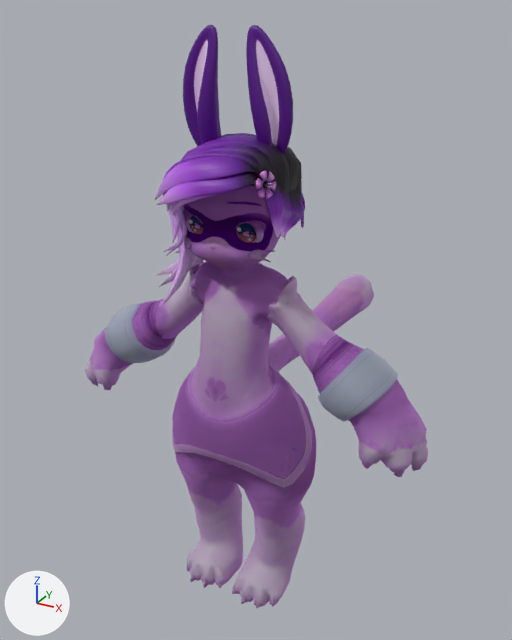
One commit to the Blender file Assets/Mokuri_Project/Lesser_Mokuri/Lesser_Mokuri/My Lil Mokuri (Blender).blend: the scene before it, then after it.
Both versions are drawn from a 50 mm lens placed at (0.67, -1.168, 1.249), pointed at (-0.083, 0.2, 0.565). The lights are fixed; the arrows at lower left show +X, +Y and +Z.

Names of what the first picture shows: 'Body', 'Ears', 'Hair'.
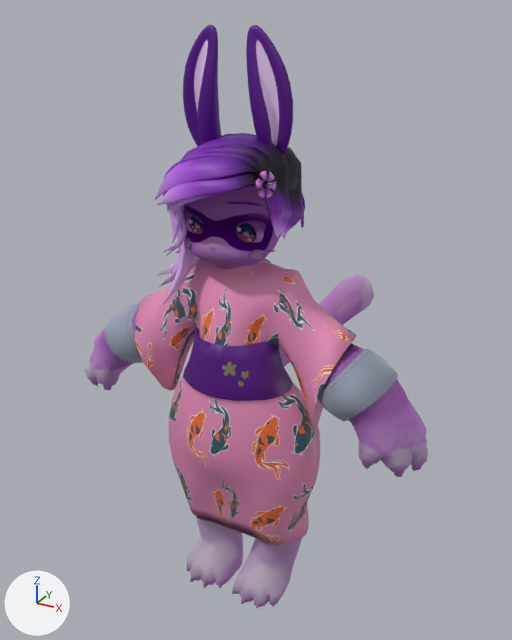
Pixel boxes (x1, y1, x2, y2) of what changed, in the pictures (512 x 640 px):
'Yukata', added (pink): after (135, 259, 356, 545)

The change, as a list of edits to the scene's bpy script:
```text
Add ob_yukata:
    ob_yukata = bpy.data.objects.new('Yukata', me_cube)  # 1829 vertices, 1717 faces; spans x -34.1..34.1, y -104.2..39.4, z -36.5..9.3; in mat_yukata (picture img_yukata); modifiers SOLIDIFY
    ob_yukata.location = (0.0, 0.04, 0.679)
    ob_yukata.scale = (0.0071, 0.00173, 0.0144)
```
